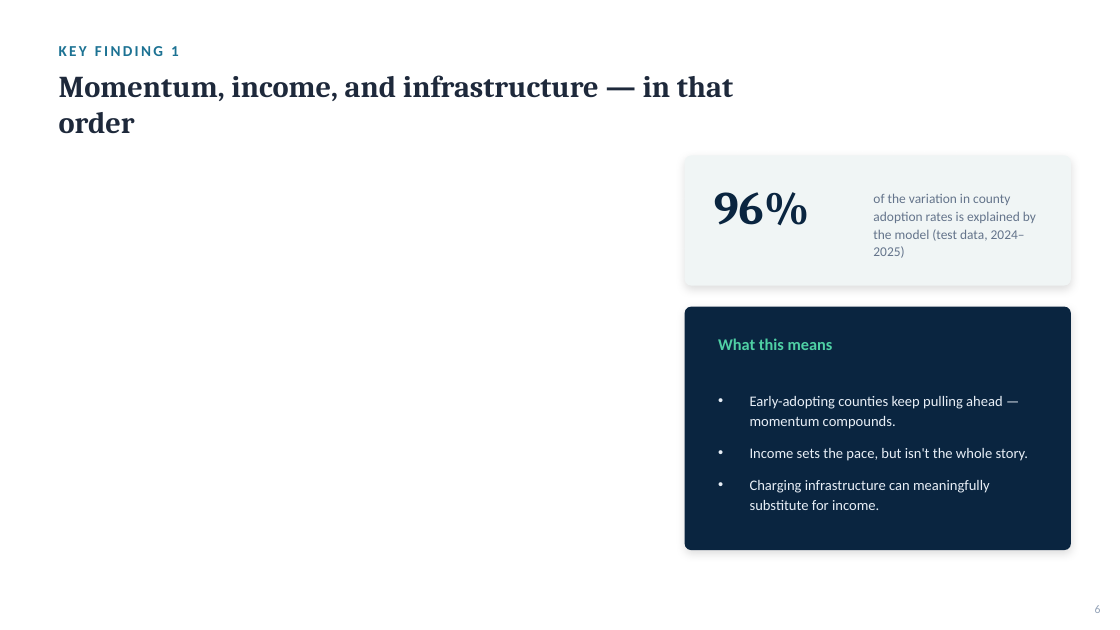
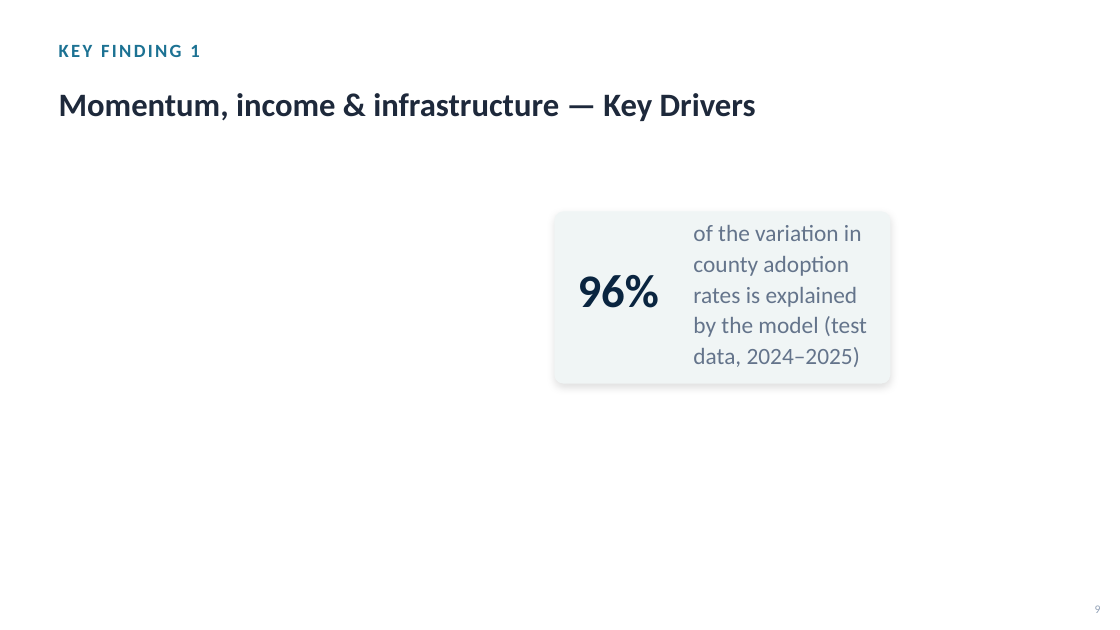
Before and after one commit to gawandesailee-lab/learndsp, a slide deck: slide 9 of Data Science Capstone 3 Project/reports/EV_Adoption_Executive_Briefing.pptx (slide 6 before the commit). Drawn at 1120x630 pixels with LibreOffice and Linux fonts; fonts in the diff are those of the drawing. Boxes give left, top, right and bottom in pixels: in the first picture for what was removed or moved away, otherwise in the second. Text is boxed around its words. In the diff, an @@ line names an element or a change of style, - is before the commit and + after.

```diff
--- a/Data Science Capstone 3 Project/reports/EV_Adoption_Executive_Briefing.pptx
+++ b/Data Science Capstone 3 Project/reports/EV_Adoption_Executive_Briefing.pptx
@@ text "KEY FINDING 1" at [59,44,199,57]: size 13 to 16 pt @@
@@ text at [59,93,756,121]: text changed; size 26 to 28 pt; font Cambria to Calibri @@
-Momentum, income, and infrastructure — in that order
+Momentum, income & infrastructure — Key Drivers
@@ rounded rectangle: place and size @@
-rounded rectangle at [685,155,1071,286]
+rounded rectangle at [555,212,891,384]
@@ text "of the variation in county ...": place and size @@
-text "of the variation in county ..." at [873,193,1036,258]
+text "of the variation in county ..." at [693,225,867,367]
@@ text "of the variation in county ..." at [693,225,867,367]: size 11.5 to 20 pt @@
@@ text "96%": place and size @@
-text "96%" at [714,192,810,226]
+text "96%" at [578,275,659,308]
@@ text "96%" at [578,275,659,308]: font Cambria to Calibri @@
@@ rounded rectangle removed at [685,307,1071,550] @@
@@ text removed at [718,338,833,350] @@
-What this means
@@ text removed at [750,396,1028,510] @@
-• Early-adopting counties keep pulling ahead — momentum compounds.
-• Income sets the pace, but isn't the whole story.
-• Charging infrastructure can meaningfully substitute for income.
@@ text at [1095,605,1101,613]: text changed @@
-6
+9
```
Also in this commit, not shown: 13 other slides changed, 2 slides added.
